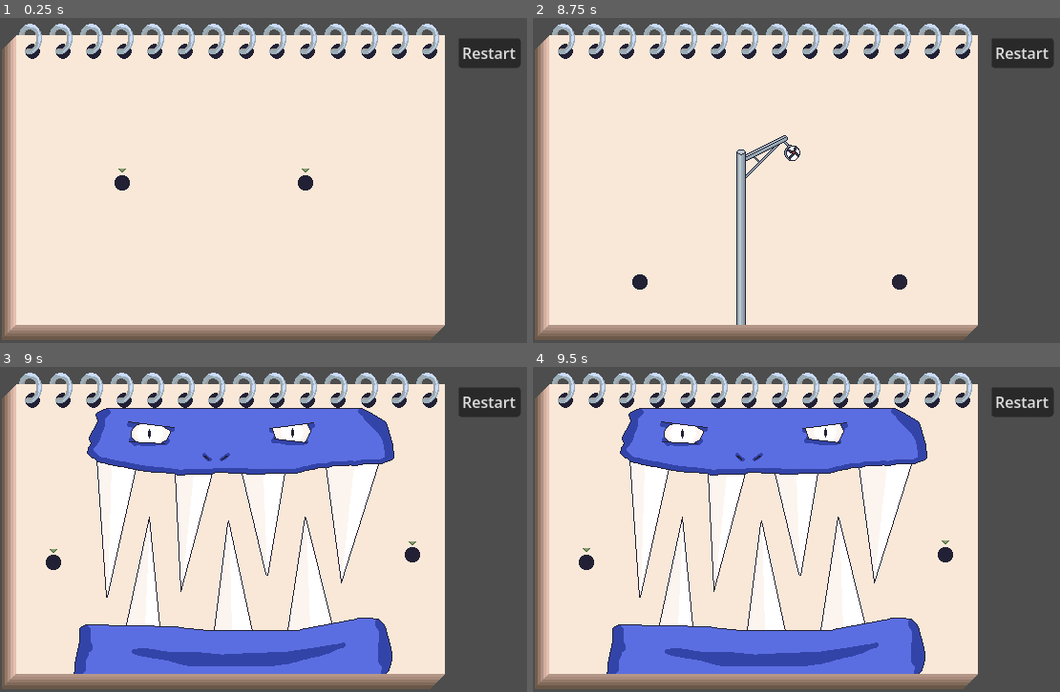
Above: before the commit, frames 1-4 (two rows, left to right).
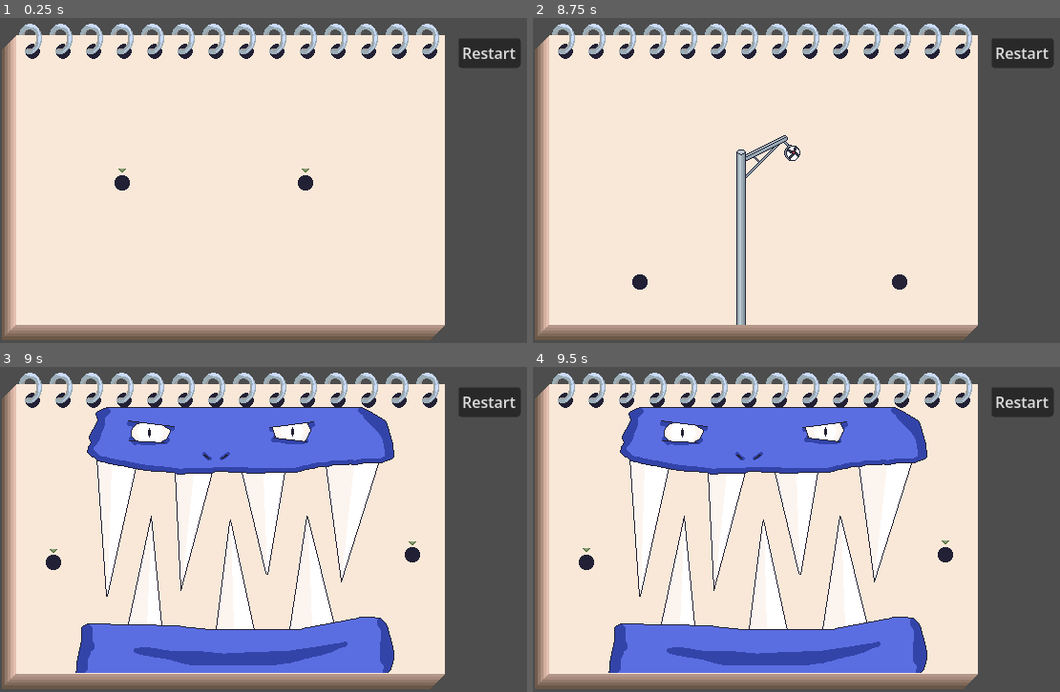
Above: after the commit, the same moments.

Repository: crookedneighbor/drawing-connection
Game: Godot game, scene res://levels/intro/intro.tscn
Same seed, same stepped clock (60 frames per second), same inputs: the game is played once before the commit and once after it.
Inputs (mouse positions are in pixels of both pictures, inside the frame that each line leads up to):
- Up to frame 1 (0.25 s): no input
- Up to frame 2 (8.75 s): click "Restart" at 0.5 s; click "Restart" at 1.25 s; click "Restart" at 2 s; tap Enter at 2.75 s; move the mouse to (764, 193) at 2.77 s; click (764, 193) at 2.92 s; move the mouse to (838, 183) at 3.52 s; click (838, 183) at 3.67 s; move the mouse to (654, 183) at 4.27 s; click (654, 183) at 4.42 s; click "Restart" at 5 s; click "Restart" at 5.75 s; click "Restart" at 6.5 s; move the mouse to (764, 193) at 7.27 s; click (764, 193) at 7.42 s; tap Space at 8 s; move the mouse to (638, 281) at 8.02 s; click (638, 281) at 8.17 s
- Up to frame 3 (9 s): move the mouse to (368, 630) at 8.77 s; click (368, 630) at 8.92 s
- Up to frame 4 (9.5 s): no input

Frames 1-2 are identical in both runs. In frame 3, 3.3% of the frame differs, in the area x 13-75%, y 12-95%; in frame 4, 3.3%.

Commit message:
refactor: split monster into 2 sections

Diff:
--- a/levels/monster_teeth/monster_teeth.tscn
+++ b/levels/monster_teeth/monster_teeth.tscn
@@ -2,7 +2,8 @@
 
 [ext_resource type="PackedScene" uid="uid://b0olc2xuik3ss" path="res://levels/level.tscn" id="1_i4iq6"]
 [ext_resource type="PackedScene" uid="uid://c76lyf0pdksov" path="res://tools/connector_dot/connector_dot.tscn" id="2_cvmri"]
-[ext_resource type="PackedScene" uid="uid://mbnd4y1hv78v" path="res://obstacles/monster_teeth/monster_teeth.tscn" id="3_56mag"]
+[ext_resource type="PackedScene" uid="uid://mbnd4y1hv78v" path="res://obstacles/monster_teeth/monster_teeth_top.tscn" id="3_56mag"]
+[ext_resource type="PackedScene" uid="uid://b2roqbxkxa6x6" path="res://obstacles/monster_teeth/monster_teeth_bottom.tscn" id="4_cvmri"]
 
 [node name="Level" unique_id=1251148645 instance=ExtResource("1_i4iq6")]
 next_level = "uid://uefg0j1hy2s2"
@@ -16,5 +17,10 @@
 [node name="ConnectorDot" parent="ConnectorDotManager" index="1" unique_id=638825767 instance=ExtResource("2_cvmri")]
 position = Vector2(16, 264)
 
-[node name="MonsterTeeth" parent="." index="4" unique_id=1634709657 instance=ExtResource("3_56mag")]
+[node name="MonsterTeethTop" parent="." index="4" unique_id=1634709657 instance=ExtResource("3_56mag")]
 position = Vector2(246, 341)
+
+[node name="MonsterTeethBottom" parent="." index="5" unique_id=260882017 instance=ExtResource("4_cvmri")]
+position = Vector2(248, 340)
+
+[connection signal="started" from="ConnectorDotManager" to="MonsterTeethTop" method="start"]
--- a/obstacles/monster_teeth/monster_teeth.tscn
+++ /dev/null
@@ -1,18 +0,0 @@
-[gd_scene format=3 uid="uid://mbnd4y1hv78v"]
-
-[ext_resource type="Script" uid="uid://cmxmd5tu7dhe6" path="res://obstacles/obstacle.gd" id="1_iufy3"]
-[ext_resource type="Texture2D" uid="uid://cllxtepnqubli" path="res://obstacles/monster_teeth/monster_teeth.png" id="2_w7hx8"]
-
-[node name="MonsterTeeth" type="Area2D" unique_id=1634709657]
-script = ExtResource("1_iufy3")
-metadata/_custom_type_script = "uid://cmxmd5tu7dhe6"
-
-[node name="Sprite2D" type="Sprite2D" parent="." unique_id=1472330984]
-position = Vector2(0, -140)
-texture = ExtResource("2_w7hx8")
-
-[node name="CollisionPolygon2D" type="CollisionPolygon2D" parent="." unique_id=946054091]
-polygon = PackedVector2Array(-168, 0, -168, -16, -163, -30, -162, -37, -162, -48, -158, -52, -147, -52, -133, -52, -129, -51, -114, -51, -90, -165, -79, -50, -60, -50, -52, -48, -42, -48, -32, -46, -22, -46, -7, -160, 18, -46, 55, -46, 73, -165, 102, -53, 112, -55, 125, -57, 132, -59, 147, -58, 152, -57, 160, -46, 162, -36, 165, -20, 165, -12, 159, 0)
-
-[node name="CollisionPolygon2D2" type="CollisionPolygon2D" parent="." unique_id=14301128]
-polygon = PackedVector2Array(-145, -273, -145, -267, -144, -264, -152, -248, -150, -242, -154, -236, -154, -233, -149, -226, -147, -225, -144, -222, -135, -80, -103, -215, -90, -212, -75, -210, -63, -210, -56, -88, -24, -210, -21, -212, -7, -211, 7, -211, 33, -103, 53, -211, 65, -211, 78, -213, 90, -217, 95, -216, 111, -97, 151, -220, 158, -222, 165, -225, 167, -227, 167, -237, 166, -244, 158, -266, 134, -279, -134, -279, -141, -277)
--- /dev/null
+++ b/obstacles/monster_teeth/monster_teeth_bottom.tscn
@@ -0,0 +1,15 @@
+[gd_scene format=3 uid="uid://b2roqbxkxa6x6"]
+
+[ext_resource type="Script" uid="uid://cmxmd5tu7dhe6" path="res://obstacles/obstacle.gd" id="1_8gcba"]
+[ext_resource type="Texture2D" uid="uid://dbglxavkearbv" path="res://obstacles/monster_teeth/monster_teeth_bottom.png" id="2_8gcba"]
+
+[node name="MonsterTeethBottom" type="Area2D" unique_id=1634709657]
+script = ExtResource("1_8gcba")
+metadata/_custom_type_script = "uid://cmxmd5tu7dhe6"
+
+[node name="Sprite2D" type="Sprite2D" parent="." unique_id=1472330984]
+position = Vector2(-1, -84)
+texture = ExtResource("2_8gcba")
+
+[node name="CollisionPolygon2D" type="CollisionPolygon2D" parent="." unique_id=946054091]
+polygon = PackedVector2Array(-168, 0, -168, -16, -163, -30, -162, -37, -162, -48, -158, -52, -147, -52, -133, -52, -129, -51, -114, -51, -90, -165, -79, -50, -60, -50, -52, -48, -42, -48, -32, -46, -22, -46, -7, -160, 18, -46, 55, -46, 73, -165, 102, -53, 112, -55, 125, -57, 132, -59, 147, -58, 152, -57, 160, -46, 162, -36, 165, -20, 165, -12, 159, 0)
--- /dev/null
+++ b/obstacles/monster_teeth/monster_teeth_top.tscn
@@ -0,0 +1,15 @@
+[gd_scene format=3 uid="uid://mbnd4y1hv78v"]
+
+[ext_resource type="Script" uid="uid://cmxmd5tu7dhe6" path="res://obstacles/obstacle.gd" id="1_3iofb"]
+[ext_resource type="Texture2D" uid="uid://ba8tb4u6ecycp" path="res://obstacles/monster_teeth/monster_teeth_top.png" id="2_3iofb"]
+
+[node name="MonsterTeethTop" type="Area2D" unique_id=76377284]
+script = ExtResource("1_3iofb")
+metadata/_custom_type_script = "uid://cmxmd5tu7dhe6"
+
+[node name="Sprite2D" type="Sprite2D" parent="." unique_id=1472330984]
+position = Vector2(-1, -180)
+texture = ExtResource("2_3iofb")
+
+[node name="CollisionPolygon2D2" type="CollisionPolygon2D" parent="." unique_id=14301128]
+polygon = PackedVector2Array(-145, -273, -145, -267, -144, -264, -152, -248, -150, -242, -154, -236, -154, -233, -149, -226, -147, -225, -144, -222, -135, -80, -103, -215, -90, -212, -75, -210, -63, -210, -56, -88, -24, -210, -21, -212, -7, -211, 7, -211, 33, -103, 53, -211, 65, -211, 78, -213, 90, -217, 95, -216, 111, -97, 151, -220, 158, -222, 165, -225, 167, -227, 167, -237, 166, -244, 158, -266, 134, -279, -134, -279, -141, -277)
--- a/project.godot
+++ b/project.godot
@@ -28,6 +28,8 @@
 [physics]
 
 3d/physics_engine="Jolt Physics"
+2d/default_gravity=0.0
+2d/default_gravity_vector=Vector2(0, 0)
 
 [rendering]
 
Binary file changed: obstacles/monster_teeth/monster_teeth.aseprite
Binary file added: obstacles/monster_teeth/monster_teeth_bottom.png
Not shown, added: obstacles/monster_teeth/monster_teeth_bottom.png.import
Binary file added: obstacles/monster_teeth/monster_teeth_top.png
Not shown, added: obstacles/monster_teeth/monster_teeth_top.png.import
